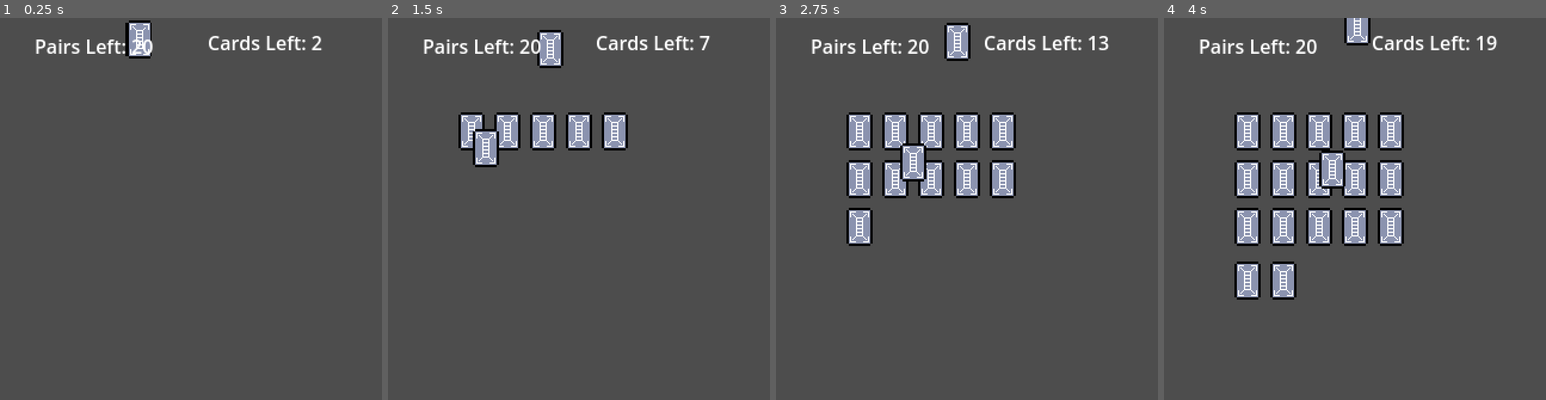
Above: before the commit, frames 1-4 (left to right).
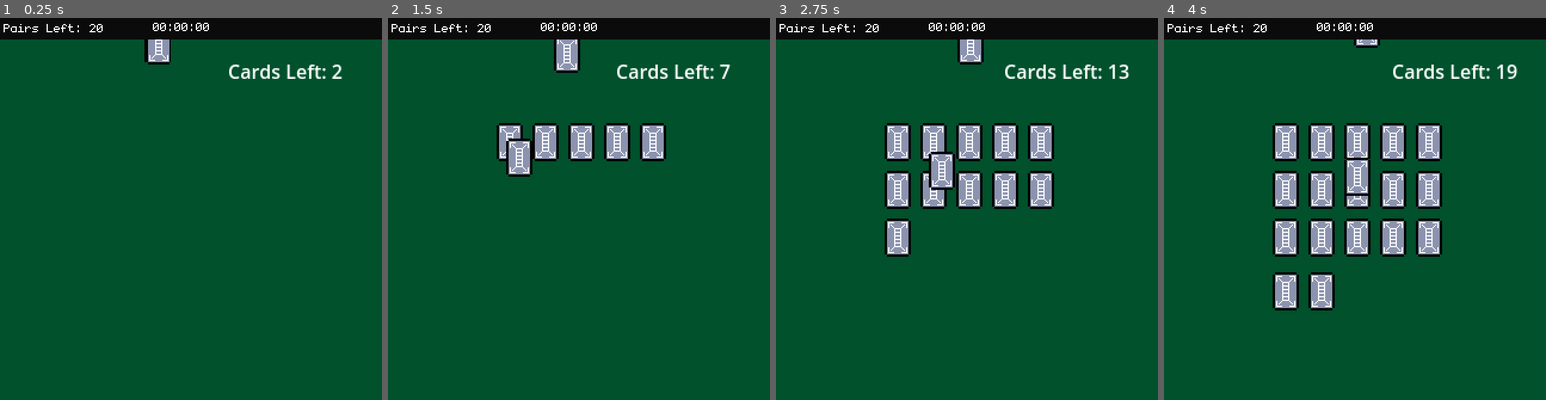
Above: after the commit, the same moments.

Repository: sugarvoid/card-sweeper
Game: Godot game, scene res://game/scene/game.tscn
Same seed, same stepped clock (60 frames per second), same inputs: the game is played once before the commit and once after it. The project has no main scene, so this scene is started directly.
Inputs (mouse positions are in pixels of both pictures, inside the frame that each line leads up to):
- Up to frame 1 (0.25 s): no input
- Up to frame 2 (1.5 s): move the mouse to (472, 132) at 0.52 s; click (472, 132) at 0.67 s; move the mouse to (506, 132) at 1.27 s; click (506, 132) at 1.42 s
- Up to frame 3 (2.75 s): move the mouse to (932, 132) at 2.02 s; click (932, 132) at 2.17 s
- Up to frame 4 (4 s): move the mouse to (1355, 132) at 2.77 s; click (1355, 132) at 2.92 s; move the mouse to (1389, 132) at 3.52 s; click (1389, 132) at 3.67 s

The runs differ from the first frame. In frame 1, 100% of the frame differs, in the area x 0-100%, y 0-100%; in frame 2, 99%; in frame 3, 98%; in frame 4, 97%.

Commit message:
Add background

Diff:
--- a/game/scene/game.tscn
+++ b/game/scene/game.tscn
@@ -1,9 +1,11 @@
-[gd_scene load_steps=5 format=3 uid="uid://cnv4q76vqid3"]
+[gd_scene load_steps=7 format=3 uid="uid://cnv4q76vqid3"]
 
 [ext_resource type="Script" path="res://game/script/game.gd" id="1_4rrcw"]
 [ext_resource type="Script" path="res://game/script/card_manager.gd" id="1_k25xc"]
 [ext_resource type="Script" path="res://game/script/hud.gd" id="1_nfen0"]
 [ext_resource type="PackedScene" uid="uid://12gtpxpb8621" path="res://game/scene/card.tscn" id="1_t8l60"]
+[ext_resource type="FontFile" uid="uid://be783p5tfjbfw" path="res://game/asset/monogram.ttf" id="3_8l6uw"]
+[ext_resource type="Texture2D" uid="uid://bmv6bnyn543rx" path="res://game/asset/background.png" id="4_7goxy"]
 
 [node name="Game" type="Node2D"]
 script = ExtResource("1_4rrcw")
@@ -11,19 +13,43 @@
 [node name="HUD" type="CanvasLayer" parent="."]
 script = ExtResource("1_nfen0")
 
+[node name="ColorRect" type="ColorRect" parent="HUD"]
+offset_left = -15.0
+offset_right = 331.0
+offset_bottom = 18.0
+color = Color(0.0431373, 0.0431373, 0.0431373, 1)
+
 [node name="LblCardsLeft" type="Label" parent="HUD"]
-offset_left = 174.0
-offset_top = 9.0
-offset_right = 261.0
-offset_bottom = 32.0
+offset_left = 191.0
+offset_top = 33.0
+offset_right = 278.0
+offset_bottom = 56.0
 text = "Cards Left: "
 
 [node name="LblPairsLeft" type="Label" parent="HUD"]
-offset_left = 29.0
-offset_top = 12.0
-offset_right = 116.0
-offset_bottom = 35.0
+offset_left = 3.0
+offset_top = 1.0
+offset_right = 150.0
+offset_bottom = 33.0
+theme_override_fonts/font = ExtResource("3_8l6uw")
+theme_override_font_sizes/font_size = 16
 text = "Pairs Left: "
+
+[node name="LblTimeLeft" type="Label" parent="HUD"]
+offset_left = 79.0
+offset_top = -9.0
+offset_right = 226.0
+offset_bottom = 23.0
+theme_override_fonts/font = ExtResource("3_8l6uw")
+theme_override_font_sizes/font_size = 16
+text = "00:00:00"
+horizontal_alignment = 1
+vertical_alignment = 1
+
+[node name="BackGround" type="Sprite2D" parent="."]
+position = Vector2(164, 163)
+scale = Vector2(21.875, 20.9375)
+texture = ExtResource("4_7goxy")
 
 [node name="CardManager" type="Node" parent="."]
 script = ExtResource("1_k25xc")
@@ -38,64 +64,64 @@
 [node name="CardPositions" type="Node" parent="CardManager"]
 
 [node name="0" type="Marker2D" parent="CardManager/CardPositions"]
-position = Vector2(70, 95)
+position = Vector2(102, 104)
 
 [node name="1" type="Marker2D" parent="CardManager/CardPositions"]
-position = Vector2(100, 95)
+position = Vector2(132, 104)
 
 [node name="2" type="Marker2D" parent="CardManager/CardPositions"]
-position = Vector2(130, 95)
+position = Vector2(162, 104)
 
 [node name="3" type="Marker2D" parent="CardManager/CardPositions"]
-position = Vector2(160, 95)
+position = Vector2(192, 104)
 
 [node name="4" type="Marker2D" parent="CardManager/CardPositions"]
-position = Vector2(190, 95)
+position = Vector2(222, 104)
 
 [node name="5" type="Marker2D" parent="CardManager/CardPositions"]
-position = Vector2(70, 135)
+position = Vector2(102, 144)
 
 [node name="6" type="Marker2D" parent="CardManager/CardPositions"]
-position = Vector2(100, 135)
+position = Vector2(132, 144)
 
 [node name="7" type="Marker2D" parent="CardManager/CardPositions"]
-position = Vector2(130, 135)
+position = Vector2(162, 144)
 
 [node name="8" type="Marker2D" parent="CardManager/CardPositions"]
-position = Vector2(160, 135)
+position = Vector2(192, 144)
 
 [node name="9" type="Marker2D" parent="CardManager/CardPositions"]
-position = Vector2(190, 135)
+position = Vector2(222, 144)
 
 [node name="10" type="Marker2D" parent="CardManager/CardPositions"]
-position = Vector2(70, 175)
+position = Vector2(102, 184)
 
 [node name="11" type="Marker2D" parent="CardManager/CardPositions"]
-position = Vector2(100, 175)
+position = Vector2(132, 184)
 
 [node name="12" type="Marker2D" parent="CardManager/CardPositions"]
-position = Vector2(130, 175)
+position = Vector2(162, 184)
 
 [node name="13" type="Marker2D" parent="CardManager/CardPositions"]
-position = Vector2(160, 175)
+position = Vector2(192, 184)
 
 [node name="14" type="Marker2D" parent="CardManager/CardPositions"]
-position = Vector2(190, 175)
+position = Vector2(222, 184)
 
 [node name="15" type="Marker2D" parent="CardManager/CardPositions"]
-position = Vector2(70, 220)
+position = Vector2(102, 229)
 
 [node name="16" type="Marker2D" parent="CardManager/CardPositions"]
-position = Vector2(100, 220)
+position = Vector2(132, 229)
 
 [node name="17" type="Marker2D" parent="CardManager/CardPositions"]
-position = Vector2(130, 220)
+position = Vector2(162, 229)
 
 [node name="18" type="Marker2D" parent="CardManager/CardPositions"]
-position = Vector2(160, 220)
+position = Vector2(192, 229)
 
 [node name="19" type="Marker2D" parent="CardManager/CardPositions"]
-position = Vector2(190, 220)
+position = Vector2(222, 229)
 
 [node name="Cards" type="Node2D" parent="CardManager"]
 
@@ -182,10 +208,10 @@
 [node name="TmrStartGame" type="Timer" parent="CardManager"]
 
 [node name="LblStart" type="Label" parent="CardManager"]
-offset_left = 87.0
-offset_top = 110.0
-offset_right = 235.0
-offset_bottom = 179.0
+offset_left = 119.0
+offset_top = 119.0
+offset_right = 267.0
+offset_bottom = 188.0
 scale = Vector2(1e-05, 1e-05)
 pivot_offset = Vector2(74, 34)
 theme_override_font_sizes/font_size = 50
Binary file added: game/asset/background.png
Not shown, added: game/asset/background.png.import
Binary file added: game/asset/monogram.ttf
Not shown, added: game/asset/monogram.ttf.import
Binary file added: game/asset/more_15_basic.ttf
Not shown, added: game/asset/more_15_basic.ttf.import
